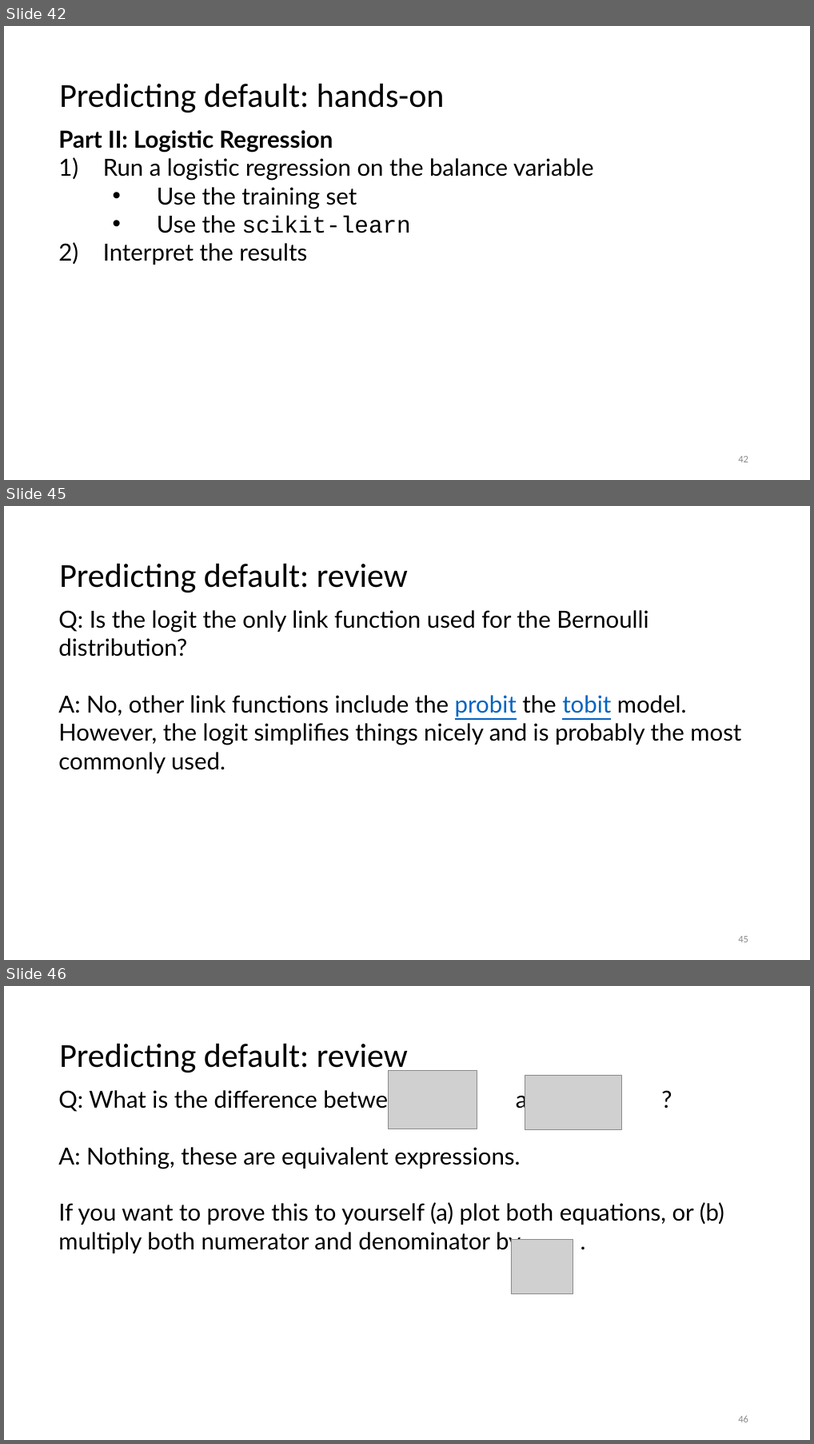
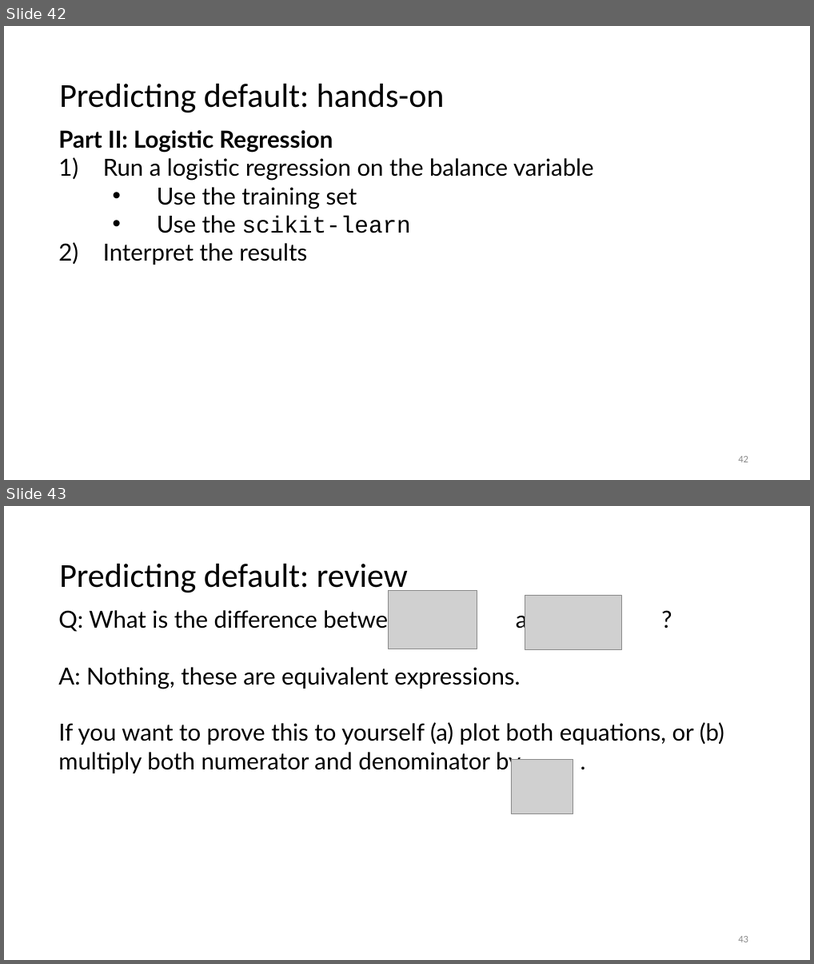
Before and after one commit to jayurbain/DataScienceIntro, a slide deck: slides/09_logistic_regression_classification.pptx. Shown one above the other, each under a label of ours: slides 42, 45 and 46 before the commit, slides 42 and 43 after it; the slides between them are not shown. The pictures are 814x1444 and 814x964 pixels, drawn with LibreOffice and Linux fonts; fonts in the diff are those of the drawing; grey boxes stand for pictures. Boxes give left, top, right and bottom in pixels: in the first picture for what was removed or moved away, otherwise in the second. Text is boxed around its words. In the diff, an @@ line names an element or a change of style, - is before the commit and + after.

```diff
--- a/slides/09_logistic_regression_classification.pptx
+++ b/slides/09_logistic_regression_classification.pptx
@@ slide 45 removed at (4, 506, 810, 960), background #FFFFFF @@
@@ text removed at (59, 564, 408, 593) @@
-Predicting default: review
@@ text removed at (58, 610, 742, 773) @@
-Q: Is the logit the only link function used for the Bernoulli distribution?
-A: No, other link functions include the probit the tobit model. However, the logit simplifies things nicely and is probably the most commonly used.
@@ page number removed at (738, 936, 749, 942) @@
-45
@@ what was slide 46 is now slide 43 @@
@@ page number at (738, 936, 749, 942): text changed @@
-46
+43
```
Also in this commit, not shown: 1 slide added, 2 other slides removed, 2 other files.
